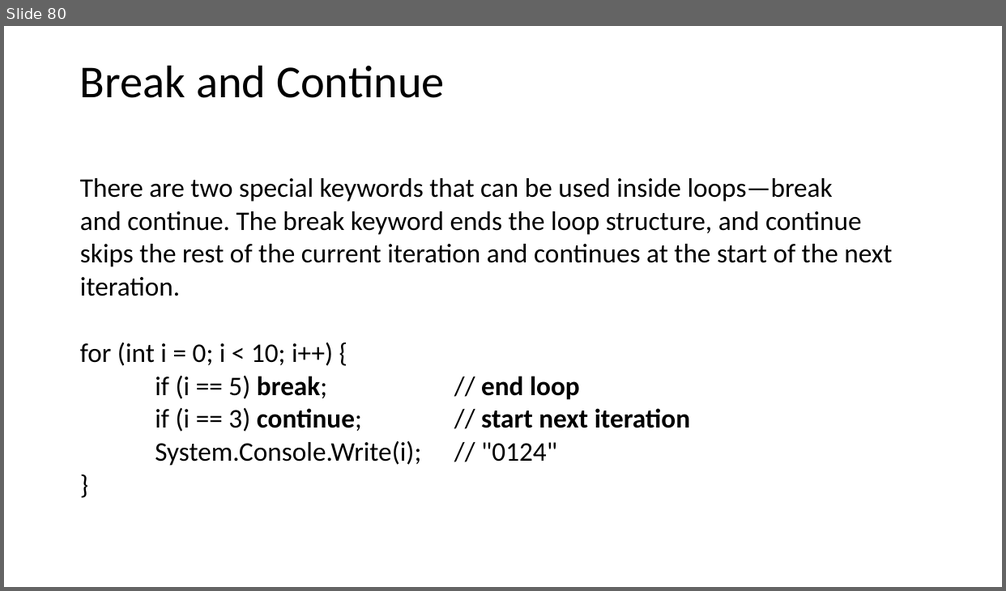
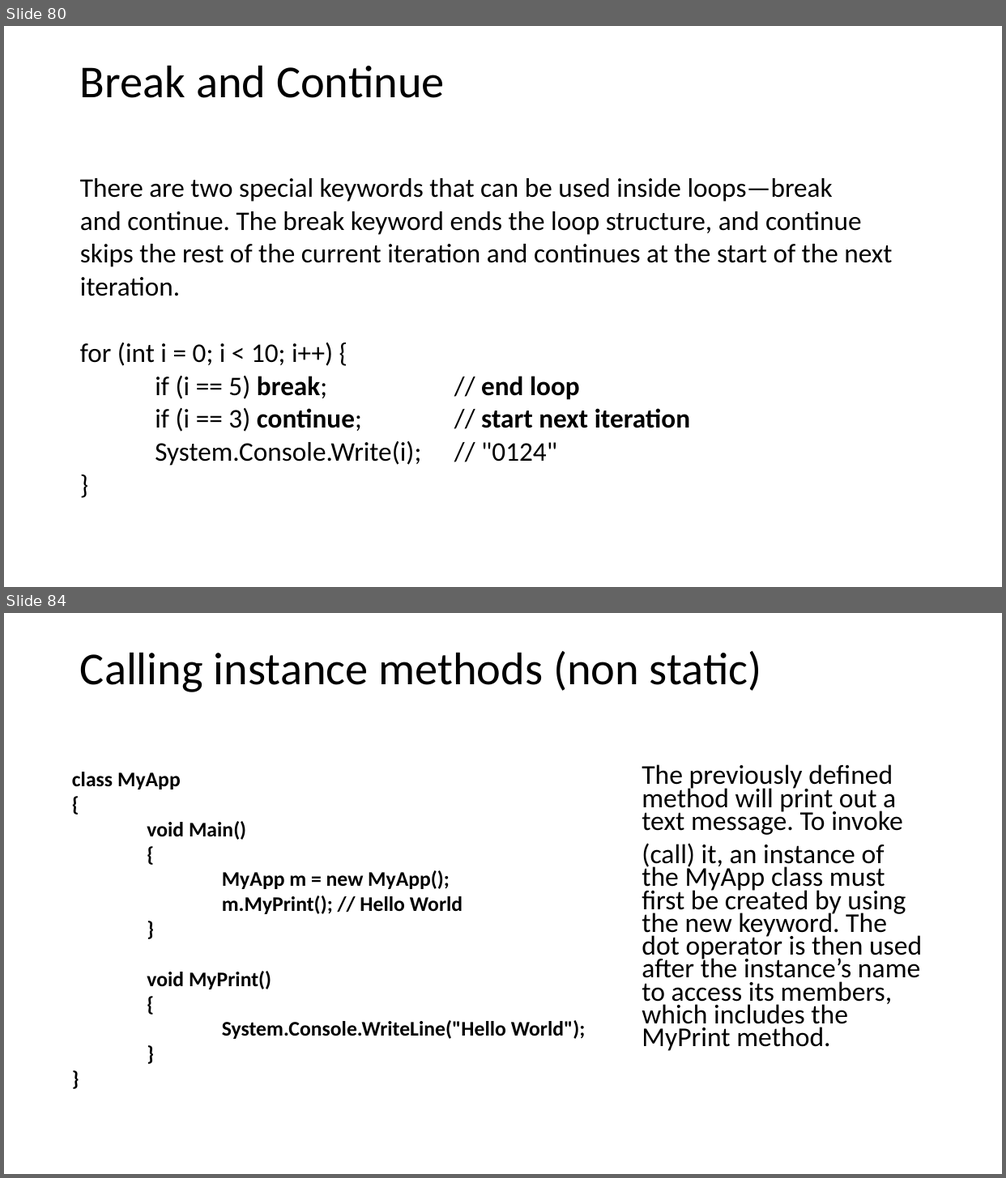
Before and after one commit to AlbertOsinaga/CursoCSharp__8, a slide deck: CSharpQuickReference.pptx. Shown one above the other, each under a label of ours: slide 80 before the commit, slides 80 and 84 after it; the slides between them are not shown. The pictures are 1006x591 and 1006x1178 pixels, drawn with LibreOffice and Linux fonts; fonts in the diff are those of the drawing. Boxes give left, top, right and bottom in pixels: in the first picture for what was removed or moved away, otherwise in the second. Text is boxed around its words. In the diff, an @@ line names an element or a change of style, - is before the commit and + after.

```diff
--- a/CSharpQuickReference.pptx
+++ b/CSharpQuickReference.pptx
@@ slide 84 added at (4, 613, 1002, 1174), background #FFFFFF @@
@@ title added at (80, 651, 762, 692), 44 pt, text #000000 @@
+Calling instance methods (non static)
@@ text added at (72, 772, 586, 1039), 20 pt, text #000000, bold @@
+class MyApp
+{
+void Main()
+{
+MyApp m = new MyApp();
+m.MyPrint(); // Hello World
+}
+void MyPrint()
+{
+System.Console.WriteLine("Hello World");
+}
+}
@@ text added at (641, 764, 922, 1051), 26.2 pt, text #000000 @@
+The previously defined method will print out a text message. To invoke
+(call) it, an instance of the MyApp class must first be created by using the new keyword. The dot operator is then used after the instance’s name to access its members, which includes the MyPrint method.
```
Also in this commit, not shown: 120 other slides added, 1 other file.
